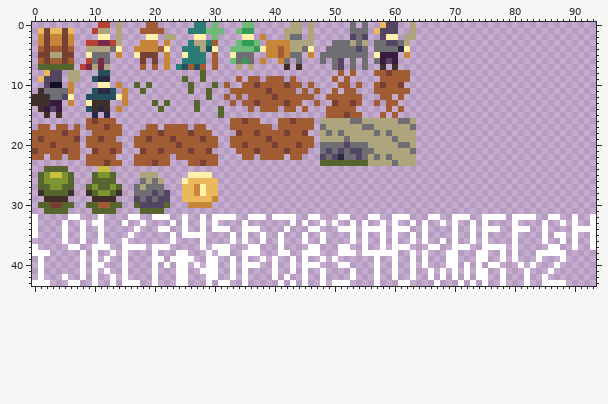
Sprite sheet: public/i.png. Above: the version before the commit.
The file is 94x44 pixels.
And afterwards:
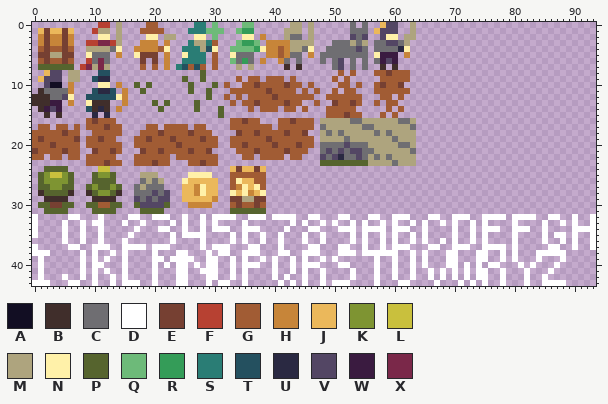
Palette (. is transparent): A #120e23  B #402e2b  C #6f6e72  D #ffffff  E #764032  F #b74132  G #a15c34  H #c78539  J #ebb85b  K #7e9432  L #c9c03d  M #aea47e  N #fff1a9  P #56642e  Q #6dba79  R #349c58  S #2a7d75  T #24505f  U #2a2942  V #534664  W #3a1b40  X #7a2849
What changed:
{"y":24,"x":33,"old":"......","new":"JEJJEJ"}
{"y":25,"x":33,"old":"......","new":"GGGGGG"}
{"y":26,"x":33,"old":"......","new":"GNJJGG"}
{"y":27,"x":33,"old":"......","new":"GHNJNG"}
{"y":28,"x":33,"old":"......","new":"NJNHJN"}
{"y":29,"x":33,"old":"......","new":"EEMMEE"}
{"y":30,"x":33,"old":"......","new":"GEGGEG"}
{"y":31,"x":33,"old":"......","new":"PPPPPP"}
